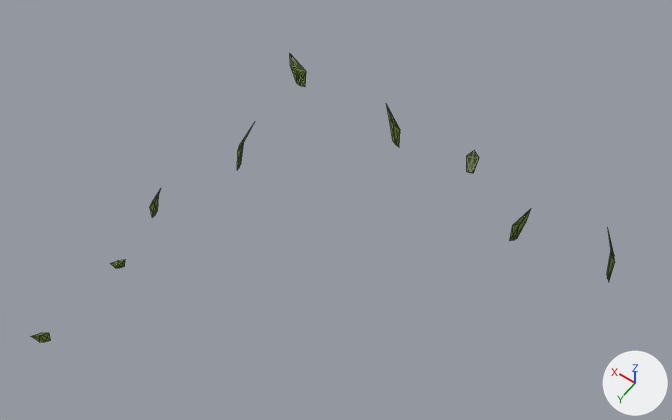
An edit to the glTF model assets/custom/models/tile_decorations/tile_grass_corner_02.glb, drawn before and after from the same camera.
Camera for both pictures: a 50 mm camera at (-0.568, 0.816, 1.634) aimed at (0.096, -0.113, 0.174). Arrows for +X, +Y and +Z are at lower right; the lights stay in place. The older version comes first. Mesh edges are drawn as thin lines. Vertices at exactly the same position are counted once.

The first picture shows 'tile_grass_corner_02'.
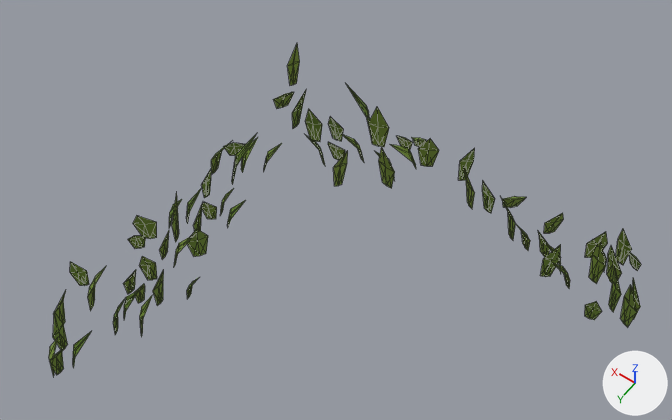
Pixel boxes [x1, y1, x2, y2] of what changed, in the pictures (672 x 420 px; the box of a moved part takes in the faces that stretch with it):
'tile_grass_corner_02', reshaped (15% taller): before [31, 54, 615, 342]; after [49, 44, 641, 376]
part 1 of me_tile_grass_corner_02_mesh, moved or reshaped: before [386, 104, 400, 147]; after [464, 168, 475, 209]
part 2 of me_tile_grass_corner_02_mesh, moved or reshaped: before [150, 189, 161, 218]; after [538, 231, 550, 257]
part 3 of me_tile_grass_corner_02_mesh, moved or reshaped: before [290, 54, 306, 87]; after [397, 136, 413, 149]
part 4 of me_tile_grass_corner_02_mesh, moved or reshaped: before [607, 231, 615, 281]; after [609, 265, 621, 312]
part 5 of me_tile_grass_corner_02_mesh, moved or reshaped: before [467, 150, 479, 173]; after [594, 241, 607, 270]
part 6 of me_tile_grass_corner_02_mesh, moved or reshaped: before [510, 209, 531, 241]; after [541, 244, 561, 277]
part 7 of me_tile_grass_corner_02_mesh, added: after [328, 116, 343, 141]
part 8 of me_tile_grass_corner_02_mesh, moved or reshaped: before [31, 333, 50, 342]; after [341, 134, 364, 162]
part 9 of me_tile_grass_corner_02_mesh, added: after [133, 216, 157, 239]
part 10 of me_tile_grass_corner_02_mesh, added: after [140, 296, 152, 337]
part 11 of me_tile_grass_corner_02_mesh, moved or reshaped: before [237, 122, 255, 170]; after [139, 256, 157, 280]
part 12 of me_tile_grass_corner_02_mesh, deleted: before [110, 260, 125, 268]
part 13 of me_tile_grass_corner_02_mesh, added: after [49, 44, 641, 376]

Diff of the bpy script that builds the scene:
```diff
--- a/assets/custom/models/tile_decorations/tile_grass_corner_02.glb.py
+++ b/assets/custom/models/tile_decorations/tile_grass_corner_02.glb.py
@@ me_tile_grass_corner_02_mesh @@
-me_tile_grass_corner_02_mesh.from_pydata(...)  # 81 vertices, 126 faces; spans x -0.401..0.5, y -0.5..0.416, z -0.006..0.174
+me_tile_grass_corner_02_mesh.from_pydata(...)  # 639 vertices, 994 faces; spans x -0.485..0.5, y -0.5..0.432, z -0.006..0.173
+# me_tile_grass_corner_02_mesh part 1: the loose piece of 9 vertices spanning x 0.161..0.2, y -0.474..-0.435, z -0.006..0.152 is multiplied about its middle by the matrix ((0.959, 0.178, -0.004), (-0.178, 0.959, -0.007), (0.003, 0.008, 0.975)), then moved by (-0.234, 0.058, -0.002)
+# me_tile_grass_corner_02_mesh part 2: the loose piece of 9 vertices spanning x 0.463..0.5, y -0.003..0.033, z -0.006..0.107 is multiplied about its middle by the matrix ((-0.568, 0.907, 0.011), (-0.907, -0.568, 0.027), (0.029, 0.005, 1.07)), then moved by (-0.729, -0.384, 0.003)
+# me_tile_grass_corner_02_mesh part 3: the loose piece of 9 vertices spanning x 0.456..0.5, y -0.5..-0.457, z -0.006..0.133 is scaled about its middle by (0.953, 1.19, 0.633), then moved by (-0.326, 0.028, -0.026)
+# me_tile_grass_corner_02_mesh part 4: the loose piece of 9 vertices spanning x -0.401..-0.362, y -0.42..-0.387, z -0.006..0.174 is multiplied about its middle by the matrix ((0.943, -0.314, -0.005), (0.314, 0.943, -0.008), (0.008, 0.006, 0.994)), then moved by (-0.042, 0.069, 0.0)
+# me_tile_grass_corner_02_mesh part 5: the loose piece of 9 vertices spanning x -0.036..-0.002, y -0.5..-0.436, z -0.006..0.144 is multiplied about its middle by the matrix ((0.413, 0.755, -0.012), (-0.755, 0.413, -0.015), (-0.008, 0.018, 0.861)), then moved by (-0.34, 0.06, -0.01)
+# me_tile_grass_corner_02_mesh part 6: the loose piece of 9 vertices spanning x -0.209..-0.178, y -0.395..-0.368, z -0.006..0.141 is multiplied about its middle by the matrix ((0.968, 0.406, 0.01), (-0.405, 0.968, -0.016), (-0.015, 0.011, 1.05)), then moved by (-0.099, 0.048, 0.004)
+# me_tile_grass_corner_02_mesh part 7: the loose piece of 9 vertices spanning x 0.456..0.5, y -0.5..-0.457, z -0.006..0.133 is copied, and the copy is multiplied about its middle by the matrix ((0.835, -0.083, -0.004), (0.083, 0.835, 0.02), (0.002, -0.02, 0.839)), then moved by (-0.182, 0.094, -0.012); it spans x 0.278..0.316, y -0.403..-0.364, z -0.006..0.11
+# me_tile_grass_corner_02_mesh part 8: the loose piece of 9 vertices spanning x 0.426..0.466, y 0.377..0.416, z -0.006..0.085 is multiplied about its middle by the matrix ((0.242, 1.185, 0.007), (-1.185, 0.242, 0.011), (0.009, -0.009, 1.21)), then moved by (-0.219, -0.764, 0.009)
+# me_tile_grass_corner_02_mesh part 9: the loose piece of 9 vertices spanning x 0.463..0.5, y -0.003..0.033, z -0.006..0.107 is copied, and the copy is multiplied about its middle by the matrix ((0.674, 1.192, -0.032), (-1.192, 0.675, 0.039), (0.05, 0.008, 1.369)), then moved by (-0.033, 0.077, 0.02); it spans x 0.427..0.475, y 0.062..0.114, z -0.006..0.146
+# me_tile_grass_corner_02_mesh part 10: the loose piece of 9 vertices spanning x 0.463..0.5, y -0.003..0.033, z -0.006..0.107 is copied, and the copy is turned 31 degrees about the z axis through its middle and scaled by 1.18, then moved by (-0.182, 0.23, 0.01); it spans x 0.283..0.323, y 0.229..0.267, z -0.006..0.127
+# me_tile_grass_corner_02_mesh part 11: the loose piece of 9 vertices spanning x 0.384..0.437, y -0.222..-0.185, z -0.006..0.163 is multiplied about its middle by the matrix ((0.443, 0.794, -0.008), (-0.794, 0.443, 0.008), (0.011, 0.003, 0.909)), then moved by (-0.04, 0.37, -0.008)
+# me_tile_grass_corner_02_mesh part 12: the loose piece of 9 vertices spanning x 0.413..0.467, y 0.159..0.203, z -0.006..0.08 is deleted
+# me_tile_grass_corner_02_mesh part 13: 540 vertices added at x -0.485..0.5, y -0.5..0.432, z -0.006..0.173
 me_tile_grass_corner_02_mesh.materials.append(mat_tiledetails_grass)
```
